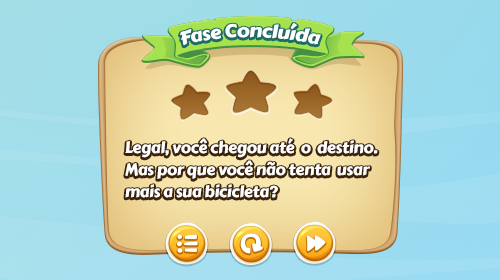
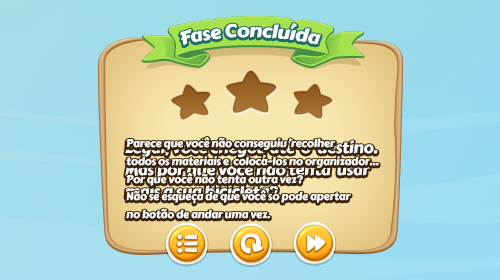
Revision of a layered (500, 280) image; what changed, layer by layer:
added layer "Parece que você não conseguiu recolher todos os materiais e" in group "Level Cleared" over [left=126, top=137, right=379, bottom=219]
